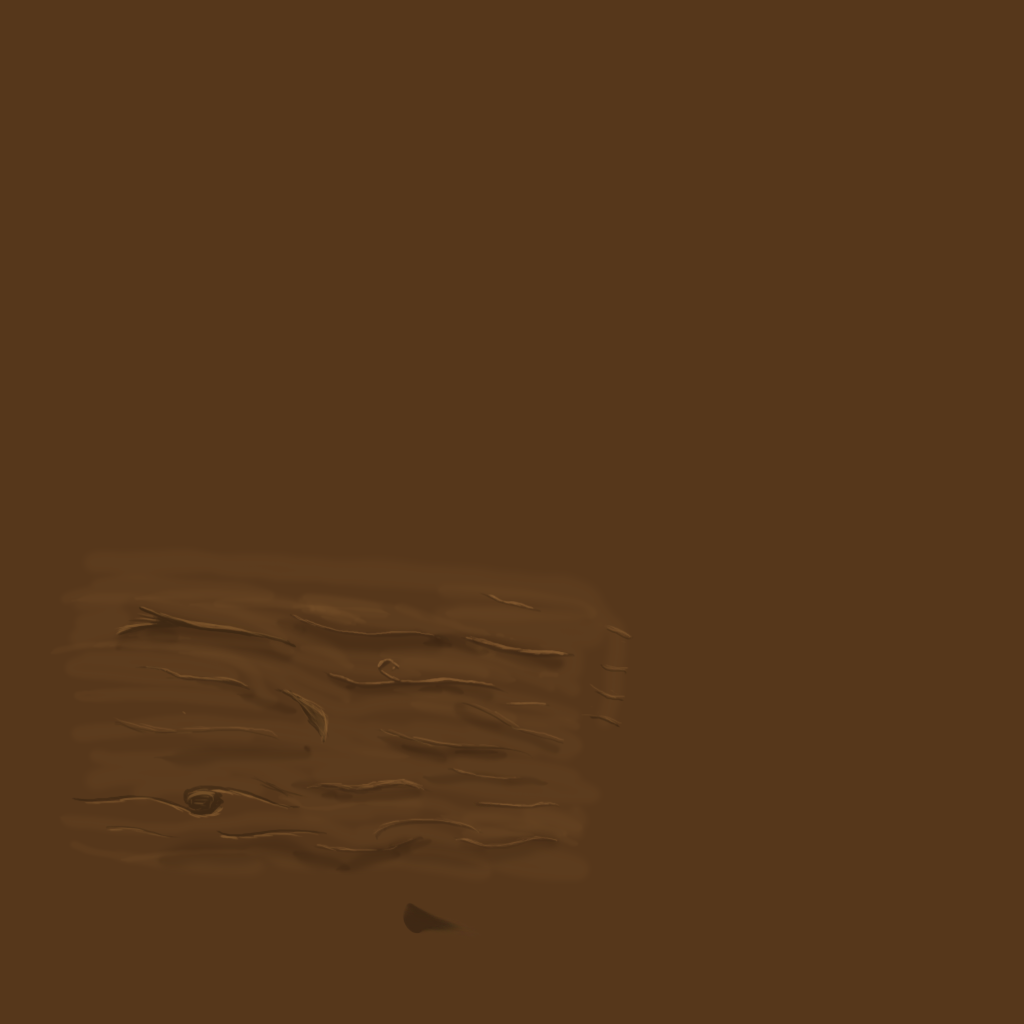
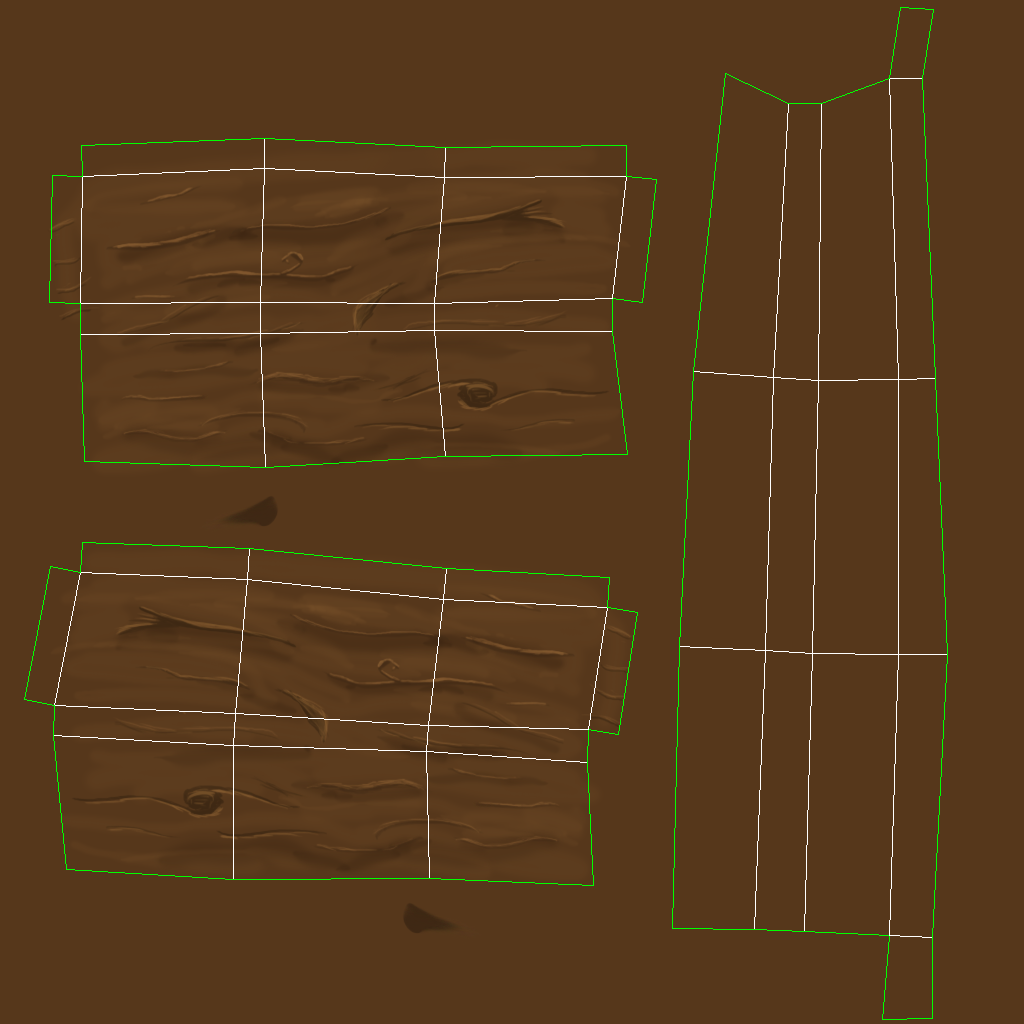
Layers edited between the first and the second (1024, 1024) image:
showed "uv map pole" over [24, 7, 948, 1020]
added layer "Layer 3 copy" (screen) above "Layer 2 copy" over [48, 138, 631, 474]
added layer "Layer 2 copy" (screen) above "Layer 1 copy" over [48, 186, 597, 445]
added layer "Layer 1 copy" above "Layer 4 copy" over [48, 184, 610, 527]
added layer "Layer 4 copy" (multiply) above "Layer 3" over [113, 202, 570, 470]
